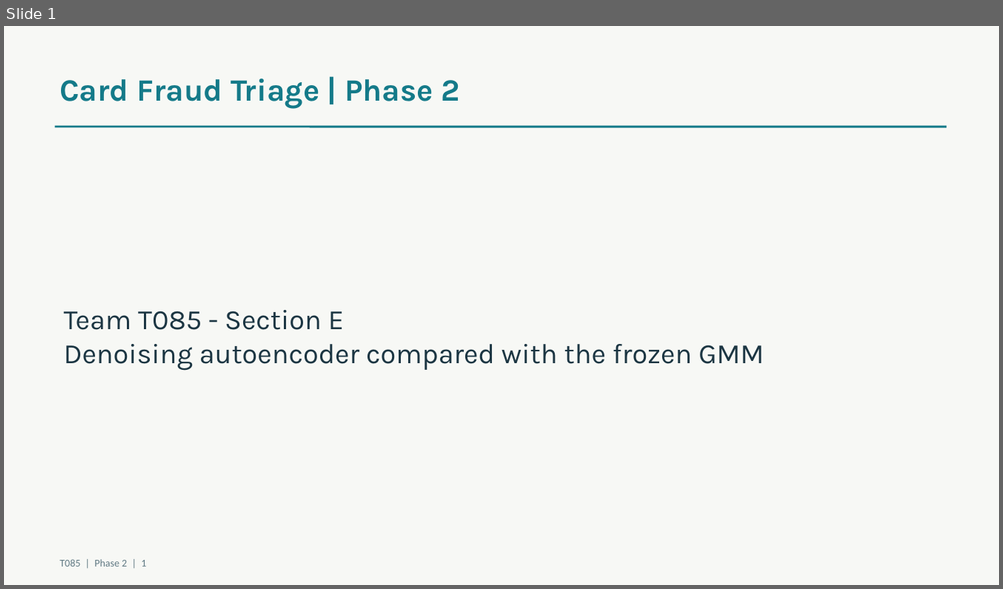
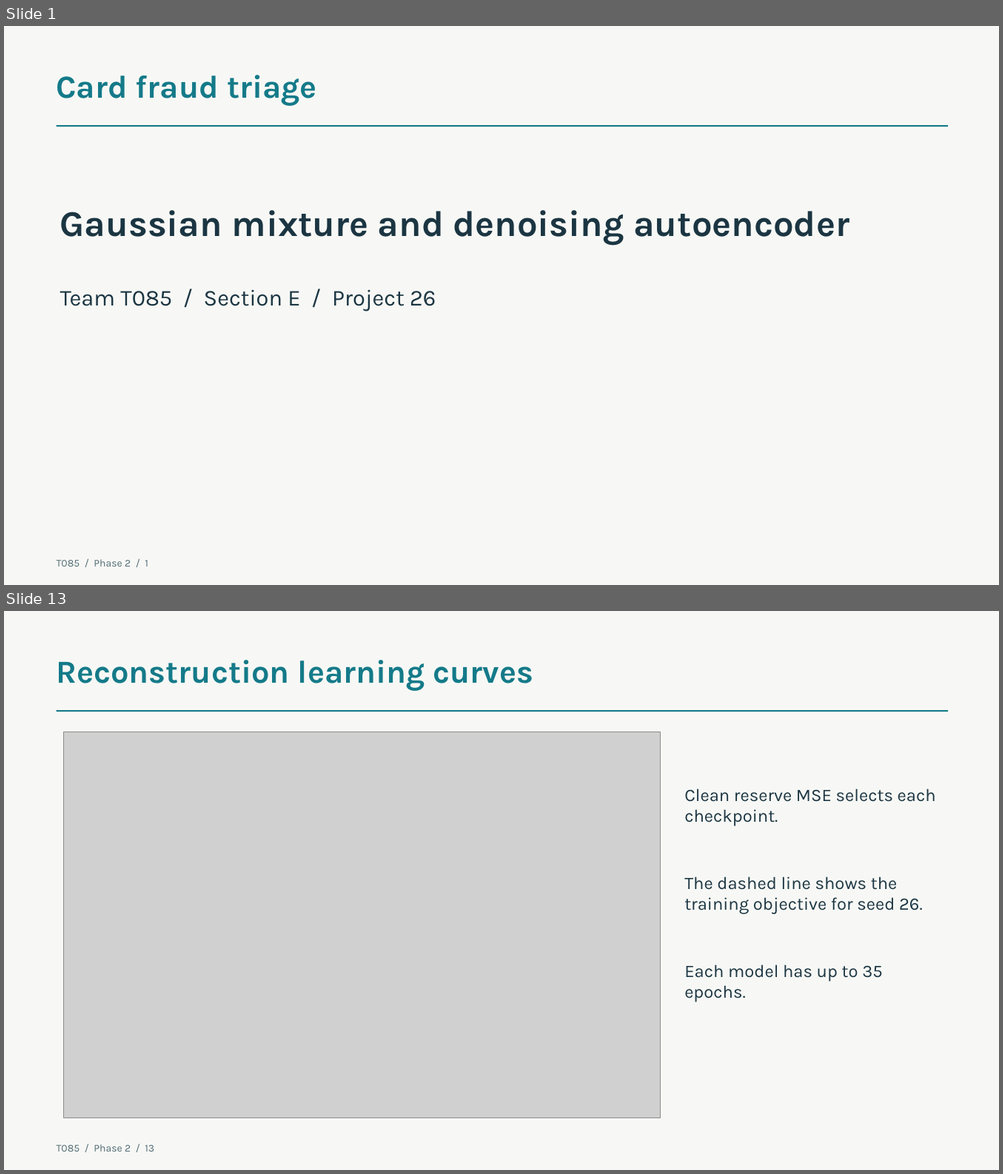
Before and after one commit to aaditya599fx/T085-CardFraudTriage-AML-Phase1, a slide deck: docs/phase2/T085_Phase2.pptx. Shown one above the other, each under a label of ours: slide 1 before the commit, slides 1 and 13 after it; the slides between them are not shown. The pictures are 1003x589 and 1003x1174 pixels, drawn with LibreOffice and Linux fonts; fonts in the diff are those of the drawing; grey boxes stand for pictures. Boxes give left, top, right and bottom in pixels: in the first picture for what was removed or moved away, otherwise in the second. Text is boxed around its words. In the diff, an @@ line names an element or a change of style, - is before the commit and + after.

Commit message:
Complete Phase 2 fraud triage evaluation

```diff
--- a/docs/phase2/T085_Phase2.pptx
+++ b/docs/phase2/T085_Phase2.pptx
@@ slide 13 added at box(4, 611, 999, 1170), background #F7F8F5 @@
@@ text added at box(57, 660, 533, 691), 31 pt, text #147A89, bold @@
+Reconstruction learning curves
@@ line added from (57, 711) to (948, 711), #147A89 1.35 pt @@
@@ picture added at box(64, 732, 660, 1119) @@
@@ text added at box(684, 789, 936, 826), 17 pt, text #1B3542 @@
+Clean reserve MSE selects each checkpoint.
@@ text added at box(684, 877, 922, 914), 17 pt, text #1B3542 @@
+The dashed line shows the training objective for seed 26.
@@ text added at box(684, 965, 882, 1002), 17 pt, text #1B3542 @@
+Each model has up to 35 epochs.
@@ text added at box(57, 1145, 154, 1152), 10 pt, text #526C75 @@
+T085 / Phase 2 / 13
@@ slide 1 changed as well @@
@@ text at box(57, 75, 317, 106): text changed; size 30 to 31 pt @@
-Card Fraud Triage | Phase 2
+Card fraud triage
@@ line (57, 126) - (948, 126): stroke #147A89 2 pt to #147A89 1.35 pt @@
@@ text added at box(60, 210, 849, 245), 35 pt, text #1B3542, bold @@
+Gaussian mixture and denoising autoencoder
@@ text at box(60, 290, 435, 311): text changed; size 27 to 22 pt @@
-Team T085 - Section E
-Denoising autoencoder compared with the frozen GMM
+Team T085 / Section E / Project 26
@@ text at box(57, 560, 148, 567): text changed; font Calibri to Karla; text colour #617A84 to #526C75 @@
-T085 | Phase 2 | 1
+T085 / Phase 2 / 1
```
Also in this commit, not shown: 1 other slide changed, 11 other slides added, 12 slides removed, 20 other files.
